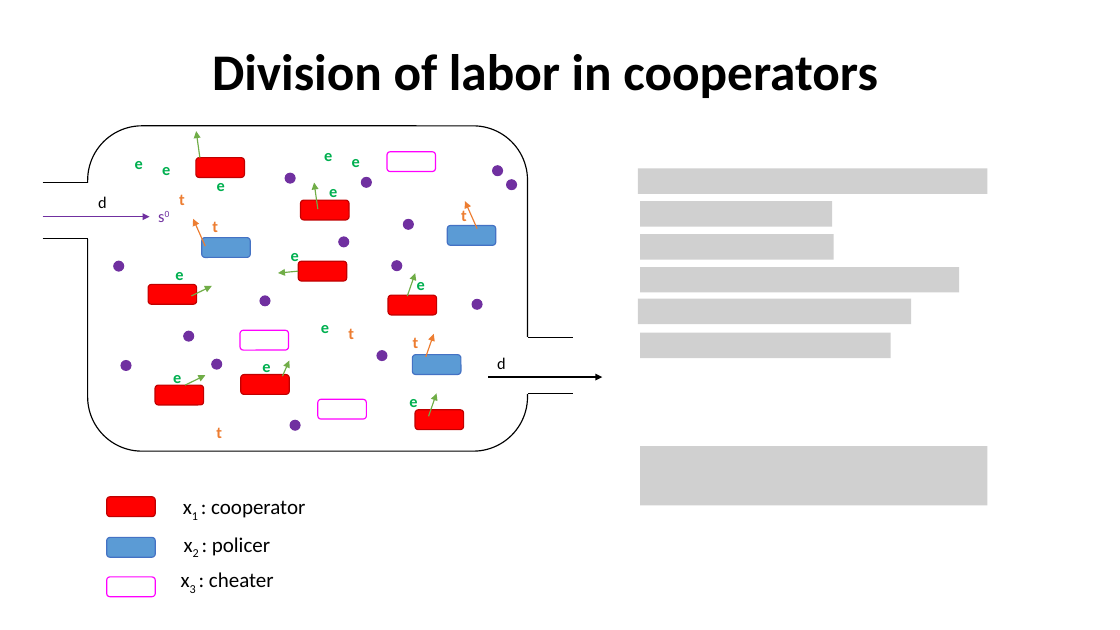
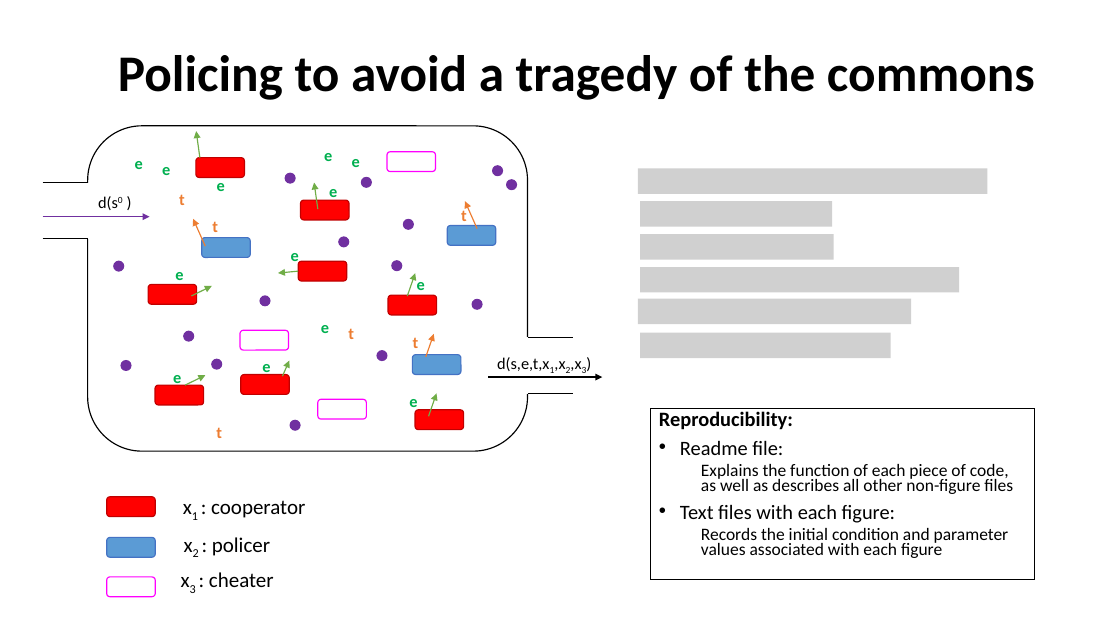
Before and after one commit to lynnbry/bacpo_git, a slide deck: slide 2 of Products/AW_fin.pptx. Drawn at 1120x630 pixels with LibreOffice and Linux fonts; fonts in the diff are those of the drawing; grey boxes stand for pictures. Boxes give left, top, right and bottom in pixels: in the first picture for what was removed or moved away, otherwise in the second. Text is boxed around its words. In the diff, an @@ line names an element or a change of style, - is before the commit and + after.

Commit message:
added reproducibility chanded dilution on diagram to include whats coming in/out

```diff
--- a/Products/AW_fin.pptx
+++ b/Products/AW_fin.pptx
@@ title at (118, 55, 1035, 100): text changed @@
-Division of labor in cooperators
+Policing to avoid a tragedy of the commons
@@ text at (98, 196, 118, 210): text changed @@
-d
+d(s0 )
@@ text removed at (150, 202, 213, 231) @@
-s0
@@ text at (497, 357, 550, 371): text changed @@
-d
+d(s,e,t,x1,x2,x3)
@@ text added at (650, 409, 1034, 581), outline #000000 0.75 pt, 15 pt, text #000000 @@
+Reproducibility:
+• Readme file:
+  Explains the function of each piece of code, as well as describes all other non-figure files
+• Text files with each figure:
+  Records the initial condition and parameter values associated with each figure
@@ picture removed at (640, 446, 987, 506) @@
```
Also in this commit, not shown: 1 slide added.
